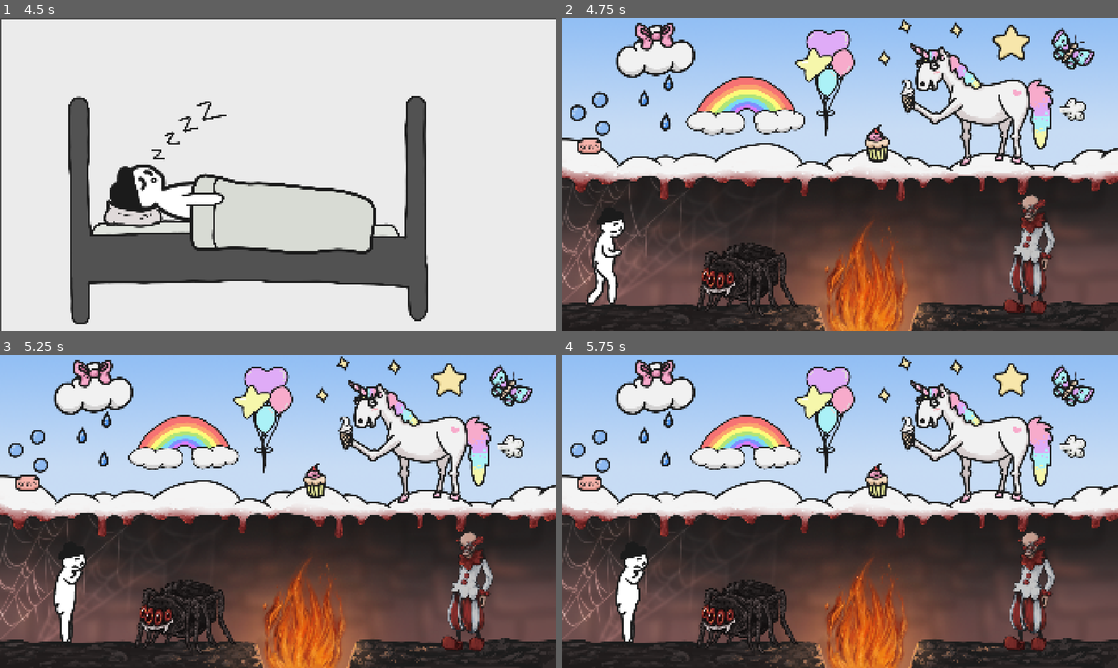
Above: before the commit, frames 1-4 (two rows, left to right).
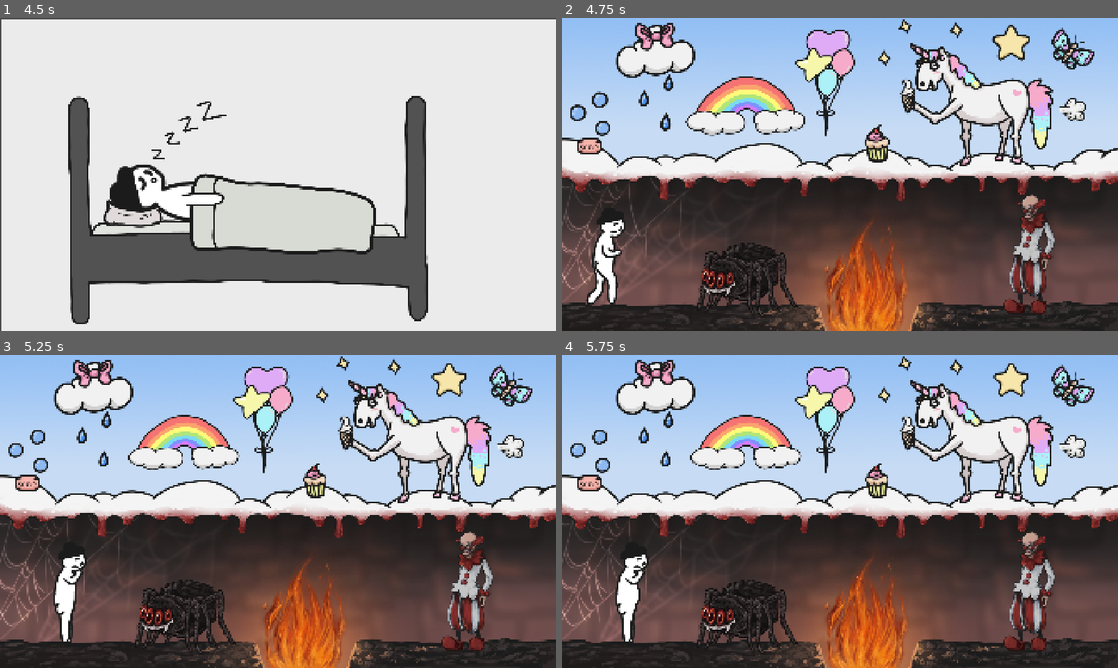
Above: after the commit, the same moments.

Repository: myryk31415/bimm-game-jam
Game: Godot game, scene res://scenes/main_menu.tscn
The game is run twice, just before and just after one commit, with the same random seed, the same clock (stepped at 60 frames per second) and the same inputs. The engine's default icon, where the game draws it, is replaced by a stand-in: a white triangle on a blue panel in a dark square. Sound files missing from this copy of the repository are replaced by a short silence.
Inputs (mouse positions are in pixels of both pictures, inside the frame that each line leads up to):
- Up to frame 1 (4.5 s): click "Start" at 0.5 s; tap Enter (ui_accept) at 1.25, 2, 3.5 s; move the mouse to (400, 158) at 1.27 s; hold Right (right) 1.28-2 s; tap C (flip) at 1.35, 2.85, 4.35 s; click (400, 158) at 1.42 s; tap Space (jump) at 1.52 s; drag from (166, 190) to (250, 237) at 2.02 s; move the mouse to (333, 105) at 2.77 s; hold Left (left) 2.78-3.5 s; drag from (250, 237) to (111, 127) at 3.52 s; move the mouse to (444, 221) at 4.27 s; hold Right (right) from 4.28 s (still down)
- Up to frame 2 (4.75 s): keep holding Right (right); tap Space (jump) at 4.52 s
- Up to frame 3 (5.25 s): release Right (right) at 5 s; drag from (183, 617) to (450, 642) at 5.02 s
- Up to frame 4 (5.75 s): no input

Frame 1 is identical in both runs. In frame 2, 0.2% of the frame differs, in the area x 63-89%, y 8-48%; in frame 3, 0.2%; in frame 4, 0.2%.

Commit message:
add unicorn animation
Signed-off-by: Paul Adam <adamp@posteo.de>

Diff:
--- a/scenes/level_1.tscn
+++ b/scenes/level_1.tscn
@@ -40,10 +40,17 @@
 [ext_resource type="AudioStream" uid="uid://dv0lblaup1as4" path="res://Sounds/spider_loop_4.wav" id="19_gwsl1"]
 [ext_resource type="AudioStream" uid="uid://dpgmpd32wsas" path="res://Sounds/cute_spider_mommy_2.wav" id="20_y0ove"]
 [ext_resource type="AudioStream" uid="uid://cuvukxhj5ua0i" path="res://Sounds/horse_combined.wav" id="26_lkded"]
+[ext_resource type="Texture2D" uid="uid://ci61urtcjxd8m" path="res://assets/UnicornLickFrames/UnicornLick1.png" id="27_lvvyj"]
 [ext_resource type="AudioStream" uid="uid://dhnlt6wtaiwkw" path="res://Sounds/GIVE THAT BACK.wav" id="28_ensge"]
+[ext_resource type="Texture2D" uid="uid://cp8kally1mbct" path="res://assets/UnicornLickFrames/UnicornLick2.png" id="28_iwav6"]
+[ext_resource type="Texture2D" uid="uid://cgcnt3fcr2ony" path="res://assets/UnicornLickFrames/UnicornLick3.png" id="29_n50md"]
 [ext_resource type="AudioStream" uid="uid://c7au6q0dr3n0x" path="res://Sounds/less of that.wav" id="29_qb2q0"]
+[ext_resource type="Texture2D" uid="uid://dtfp0cmf071qn" path="res://assets/UnicornLickFrames/UnicornLick4.png" id="30_mteb0"]
 [ext_resource type="AudioStream" uid="uid://byajdjerwqmll" path="res://Sounds/mine!.wav" id="30_x3eym"]
+[ext_resource type="Texture2D" uid="uid://cp2si60aews0f" path="res://assets/UnicornLickFrames/UnicornLick5.png" id="31_7dh7s"]
+[ext_resource type="Texture2D" uid="uid://cl3ac18a10na" path="res://assets/UnicornLickFrames/UnicornLick6.png" id="32_ymcg8"]
 [ext_resource type="AudioStream" uid="uid://dagkxja25b70v" path="res://Sounds/fire_crackling_loop.wav" id="33_ffvxj"]
+[ext_resource type="Texture2D" uid="uid://dbh5lsvrfjufy" path="res://assets/UnicornLickFrames/UnicornLick7.png" id="33_gdkps"]
 [ext_resource type="Texture2D" uid="uid://ct2pvf4bgwyns" path="res://assets/fire-particle.png" id="35_8jqp6"]
 [ext_resource type="AudioStream" uid="uid://dnxqjfc606dys" path="res://Sounds/extinguish_fire.wav" id="36_0bysi"]
 [ext_resource type="Texture2D" uid="uid://dfafmuefstanq" path="res://assets/ElinAssets/Clown.png" id="45_jscgt"]
@@ -57,6 +64,38 @@
 [ext_resource type="AudioStream" uid="uid://wj25avn0u8g0" path="res://Sounds/stop_that_uahh.wav" id="55_yfehg"]
 [ext_resource type="Texture2D" uid="uid://v454ochafucc" path="res://assets/ElinAssets/FearGame_Rainbow.png" id="56_x3eym"]
 
+[sub_resource type="SpriteFrames" id="SpriteFrames_fgw8e"]
+animations = [{
+"frames": [{
+"duration": 1.0,
+"texture": ExtResource("27_lvvyj")
+}, {
+"duration": 25.0,
+"texture": ExtResource("33_gdkps")
+}, {
+"duration": 1.0,
+"texture": ExtResource("28_iwav6")
+}, {
+"duration": 1.0,
+"texture": ExtResource("29_n50md")
+}, {
+"duration": 1.0,
+"texture": ExtResource("30_mteb0")
+}, {
+"duration": 1.0,
+"texture": ExtResource("31_7dh7s")
+}, {
+"duration": 1.0,
+"texture": ExtResource("32_ymcg8")
+}, {
+"duration": 1.0,
+"texture": ExtResource("33_gdkps")
+}],
+"loop": true,
+"name": &"default",
+"speed": 5.0
+}]
+
 [node name="Level1" type="Node2D" unique_id=444509381]
 script = ExtResource("1_rus8k")
 
@@ -86,6 +125,11 @@
 position = Vector2(1444, 299)
 texture = ExtResource("8_e3sih")
 sounds = Array[AudioStream]([ExtResource("9_d5akn"), ExtResource("10_wbtxt"), ExtResource("10_d5akn"), ExtResource("12_x2fux"), ExtResource("13_s7g0b"), ExtResource("26_lkded")])
+
+[node name="AnimatedSprite2D" type="AnimatedSprite2D" parent="Unicorn" unique_id=524812239]
+sprite_frames = SubResource("SpriteFrames_fgw8e")
+autoplay = "default"
+frame_progress = 0.8444337
 
 [node name="Clown" parent="." unique_id=757569316 groups=["KillPlayer"] instance=ExtResource("8_15mv3")]
 position = Vector2(1638, 813)
Binary file added: assets/Lemonade/Lemonade1.png
Not shown, added: assets/Lemonade/Lemonade1.png.import
Binary file added: assets/Lemonade/Lemonade2.png
Not shown, added: assets/Lemonade/Lemonade2.png.import
Binary file added: assets/Lemonade/Lemonade3.png
Not shown, added: assets/Lemonade/Lemonade3.png.import
Binary file added: assets/Lemonade/Lemonade4.png
Not shown, added: assets/Lemonade/Lemonade4.png.import
Binary file added: assets/UnicornLickFrames/UnicornLick1.png
Not shown, added: assets/UnicornLickFrames/UnicornLick1.png.import
Binary file added: assets/UnicornLickFrames/UnicornLick2.png
Not shown, added: assets/UnicornLickFrames/UnicornLick2.png.import
(and 10 more such lines)
